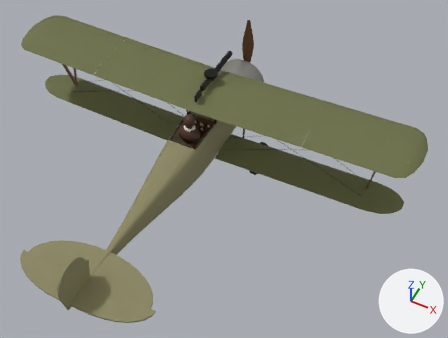
Renders of the glTF model public/models/nieuport_11.glb from each side of a commit.
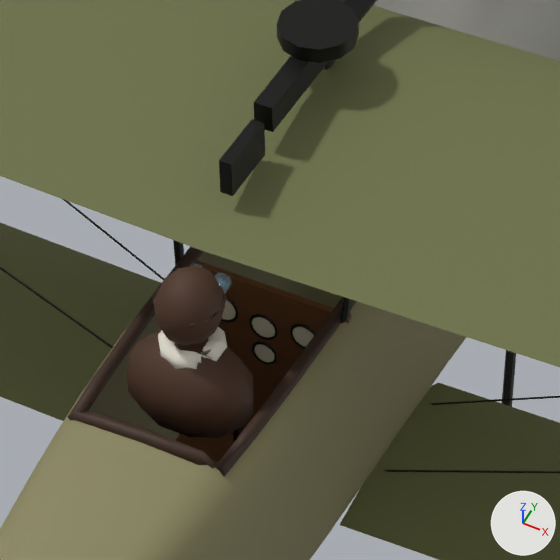
Old and new are each drawn whole from a 50 mm lens placed at (3.92, -7.39, 7.97), pointed at (0.74, -1.02, 0.01) and again close up on the part from 35% to 56% of the width and 20% to 49% of the height. Every picture has the same lights, and +X, +Y and +Z are marked at lower right. The last two pictures show the newer version. Where no turn or scale is listed for an object, it has been applied to the vertices. Vertices at exactly the same position are counted once.

In view in the first close-up: 'Coaming', 'CockpitInterior', 'Cowling', 'Fuselage', 'Gauge_Alt', 'Gauge_Compass', 'Gauge_RPM', 'Gauge_Speed', 'Guns', 'Pilot_Figure', 'Wing_Lower_L', 'Wing_Lower_R', 'Wing_Upper_L', 'Wing_Upper_R', 'Wires' and 6 more.
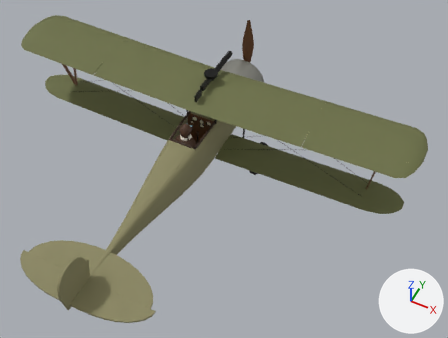
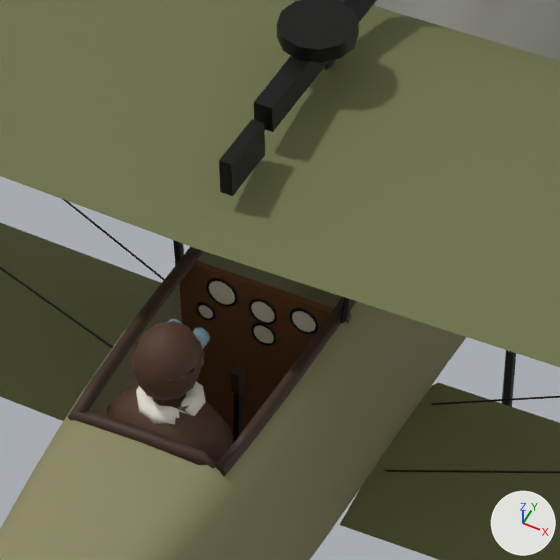
Boxes (x1, y1, x2, y2) around the edits, measured in the close-ups (560 x 560 px):
'Pilot_Figure', moved
    before: (127, 264, 254, 438)
    after: (107, 319, 232, 463)
'Gauge_Alt', moved
    before: (252, 317, 275, 338)
    after: (251, 302, 275, 322)
'Gauge_Speed', moved
    before: (293, 327, 314, 347)
    after: (292, 311, 316, 332)
'Gauge_RPM', moved
    before: (222, 300, 236, 320)
    after: (209, 281, 235, 304)
'Gauge_Compass', moved
    before: (254, 344, 274, 362)
    after: (254, 325, 274, 343)

The change, as a list of edits to the scene's bpy script:
```text
Change me_pilot_figure:
    used by ob_pilot_figure; location = (0.0, 0.0, 0.0)
    remove me_pilot_figure.from_pydata(...)  # 304 vertices, 588 faces; spans x -0.205..0.205, y -1.005..-0.725, z 0.225..0.815
    add me_pilot_figure.from_pydata(...)  # 304 vertices, 588 faces; spans x -0.205..0.205, y -1.145..-0.865, z 0.125..0.715
    me_pilot_figure part 1: the whole mesh is moved by (0.0, -0.14, -0.1)
Change ob_gauge_alt:
    ob_gauge_alt.location: (0.0, -0.428, 0.237) -> (0.0, -0.428, 0.302)
Change ob_gauge_compass:
    ob_gauge_compass.location: (0.0, -0.428, 0.127) -> (0.0, -0.428, 0.207)
Change ob_gauge_rpm:
    ob_gauge_rpm.location: (-0.14, -0.428, 0.257) -> (-0.14, -0.428, 0.322)
Change ob_gauge_speed:
    ob_gauge_speed.location: (0.14, -0.428, 0.257) -> (0.14, -0.428, 0.322)
```
